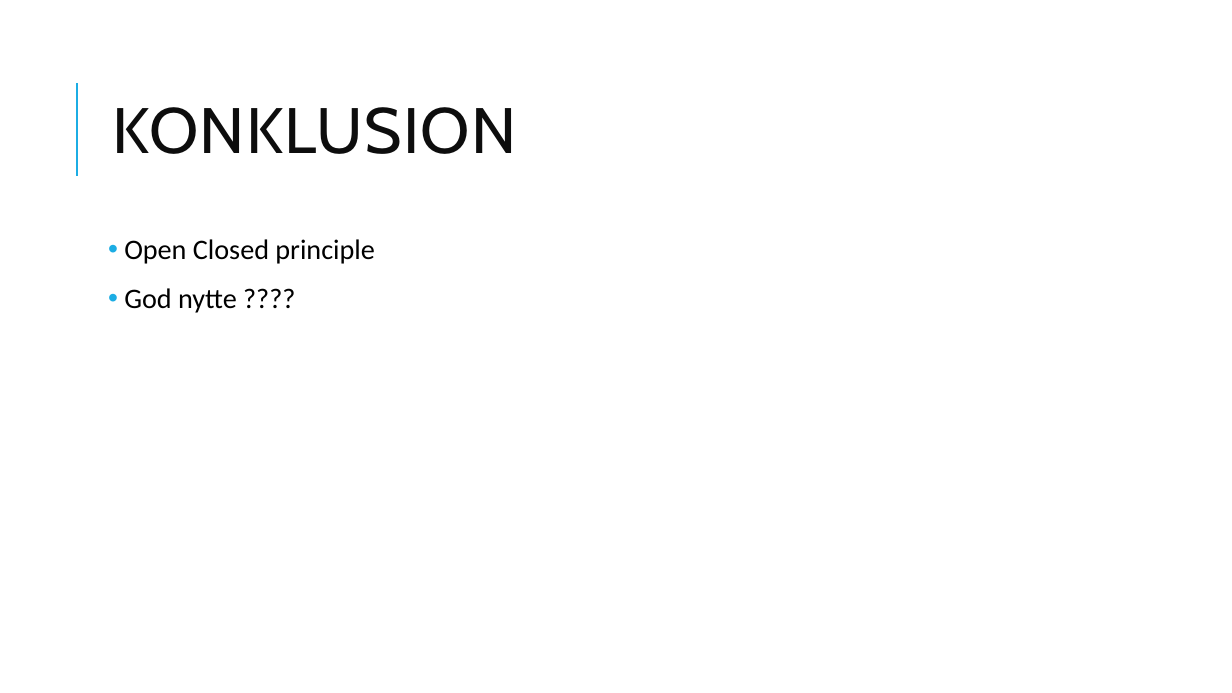
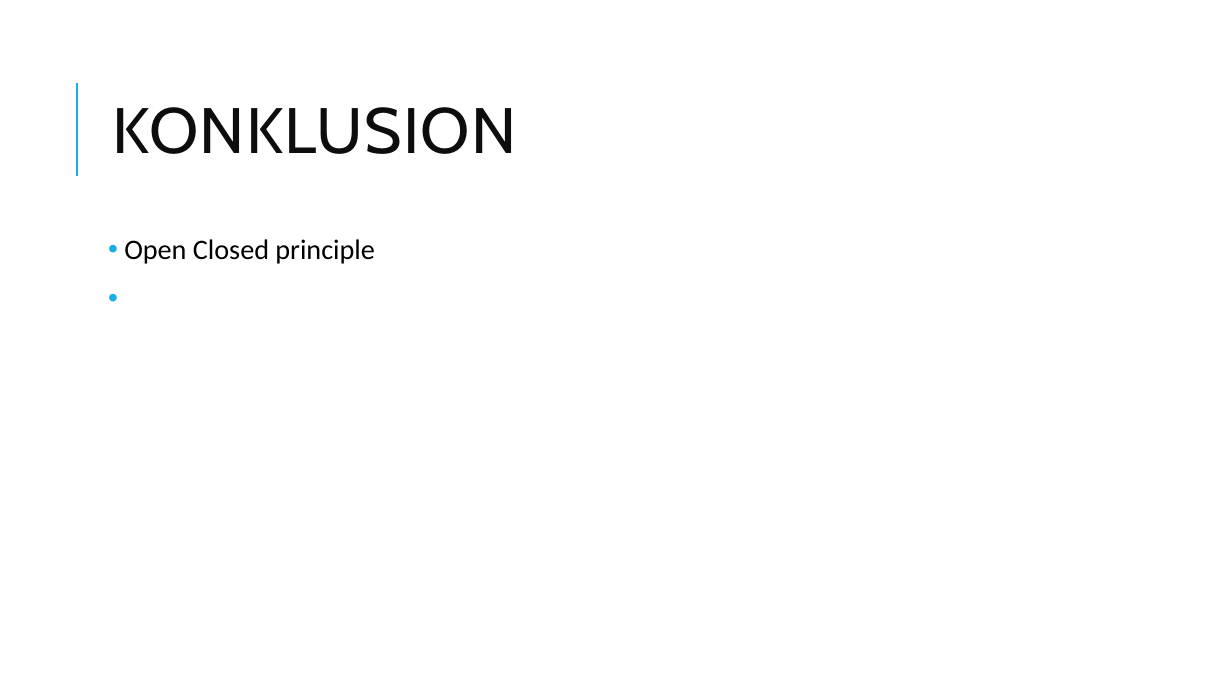
Before and after one commit to niklasmmsoerensen/SWD_DecoratorPattern, a slide deck: slide 6 of Decorator Pattern.pptx. Drawn at 1232x693 pixels with LibreOffice and Linux fonts; fonts in the diff are those of the drawing. Boxes give left, top, right and bottom in pixels: in the first picture for what was removed or moved away, otherwise in the second. Text is boxed around its words. In the diff, an @@ line names an element or a change of style, - is before the commit and + after.

```diff
--- a/Decorator Pattern.pptx
+++ b/Decorator Pattern.pptx
@@ text at [124, 288, 237, 313]: paragraph removed @@
-• God nytte ????
```
Also in this commit, not shown: 2 other slides changed, 1 other file.
